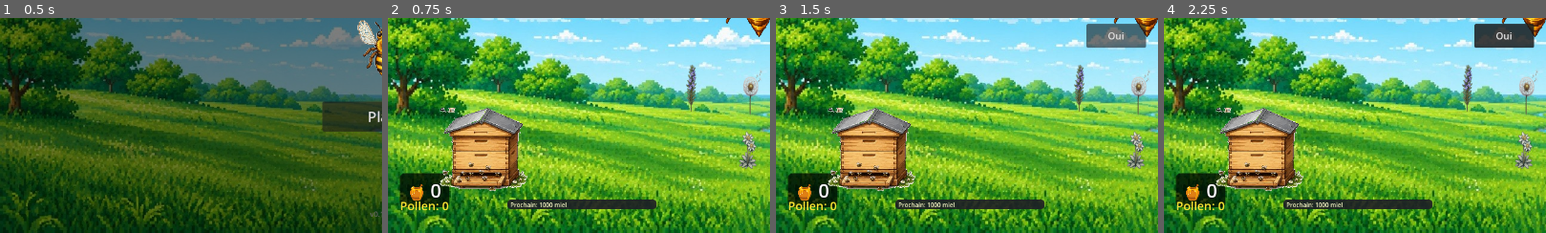
Above: before the commit, frames 1-4 (left to right).
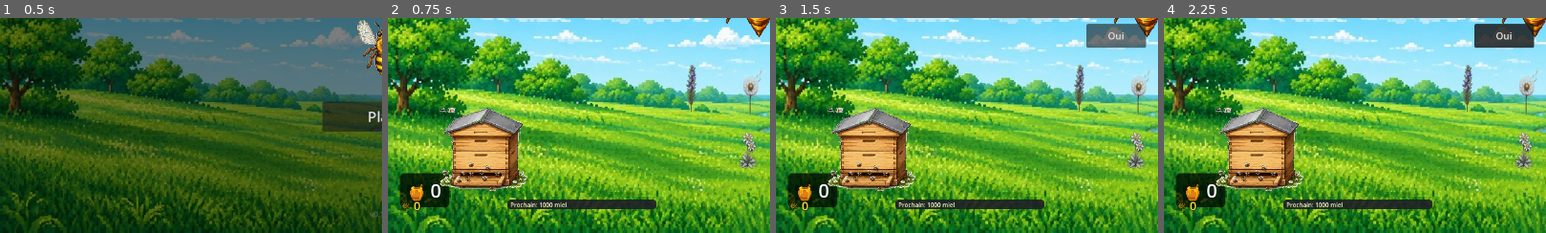
Above: after the commit, the same moments.

Repository: osteninteractive/BeeLaw
Game: Godot game, scene res://Scenes/Menu/Menu.tscn
The game is run twice, just before and just after one commit, with the same random seed, the same clock (stepped at 60 frames per second) and the same inputs.
Inputs:
- Up to frame 1 (0.5 s): no input
- Up to frame 2 (0.75 s): click "Play" at 0.5 s
- Up to frame 3 (1.5 s): click "🔄 Restart" at 1.25 s
- Up to frame 4 (2.25 s): click "🔄 Restart" at 2 s
The pictures show only the part of the screen within x 0-50%, y 50-100%; the shares and areas given below are measured in that part.

Frame 1 is identical in both runs. In frame 2, 0.3% of the frame differs, in the area x 3-16%, y 85-90%; in frame 3, 0.3%; in frame 4, 0.3%.

Commit message:
feat: icone pollen meme format que miel

Diff:
--- a/Scenes/Main/Main.gd
+++ b/Scenes/Main/Main.gd
@@ -73,6 +73,8 @@
 	_label_pollen = Label.new(); _label_pollen.position = Vector2(20, 660)
 	_label_pollen.add_theme_font_size_override("font_size", 20)
 	_label_pollen.add_theme_color_override("font_color", Color(1, 0.9, 0.2))
+	_label_pollen.add_theme_color_override("font_outline_color", Color(0, 0, 0, 1))
+	_label_pollen.add_theme_constant_override("outline_size", 3)
 	add_child(_label_pollen)
 
 	# (progression desactivee)
@@ -354,7 +356,7 @@
 	if pl: pl.text = "Prochain: " + str(1000 - (GameManager.honey_this_run % 1000)) + " miel"
 
 func _maj_pollen(v):
-	if _label_pollen: _label_pollen.text = "Pollen: " + str(GameManager.pollen)
+	if _label_pollen: _label_pollen.text = "⚛ " + str(GameManager.pollen)
 
 func _on_ouvriere_achetee():
 	if _bee_mgr: _bee_mgr.ajouter_ouvriere(false)
--- a/Scripts/GameManager.gd
+++ b/Scripts/GameManager.gd
@@ -57,7 +57,7 @@
 
 func get_puissance_clic() -> int: return (1 << niveau_clic) + shop_niveaux.get("boost_clic", 0)
 func get_vitesse_ouvriere() -> float: return [0.5, 0.4, 0.3, 0.22, 0.16, 0.1][clamp(niveau_vitesse_ouvriere, 0, 5)]
-func get_max_butineuse() -> int: return 9 + niveau_max_butineuse
+func get_max_butineuse() -> int: return 1 + niveau_max_butineuse
 func get_cout_max_butineuse() -> int: return 500 * int(pow(3, niveau_max_butineuse))
 
 func get_guerriere_cout() -> int:
